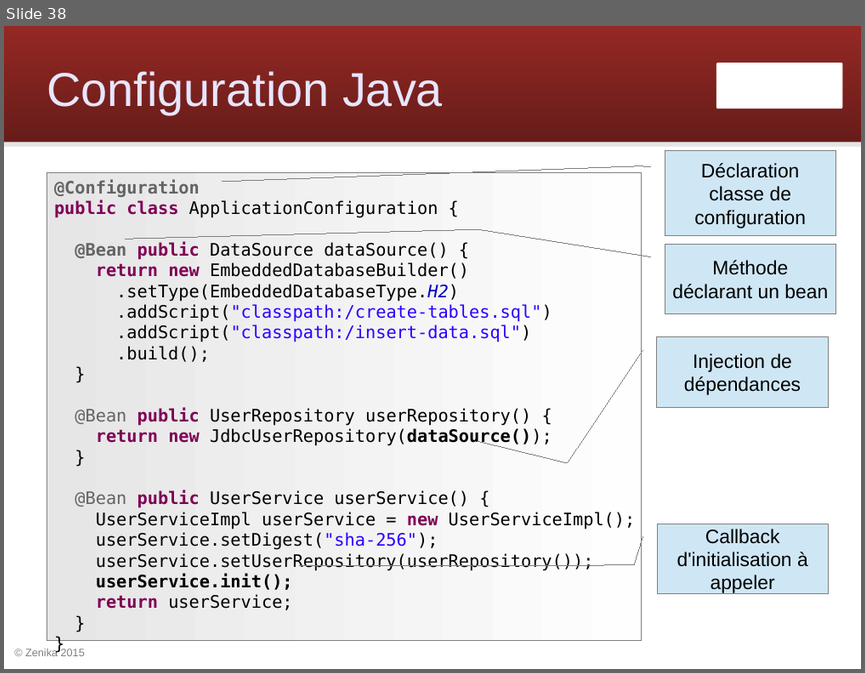
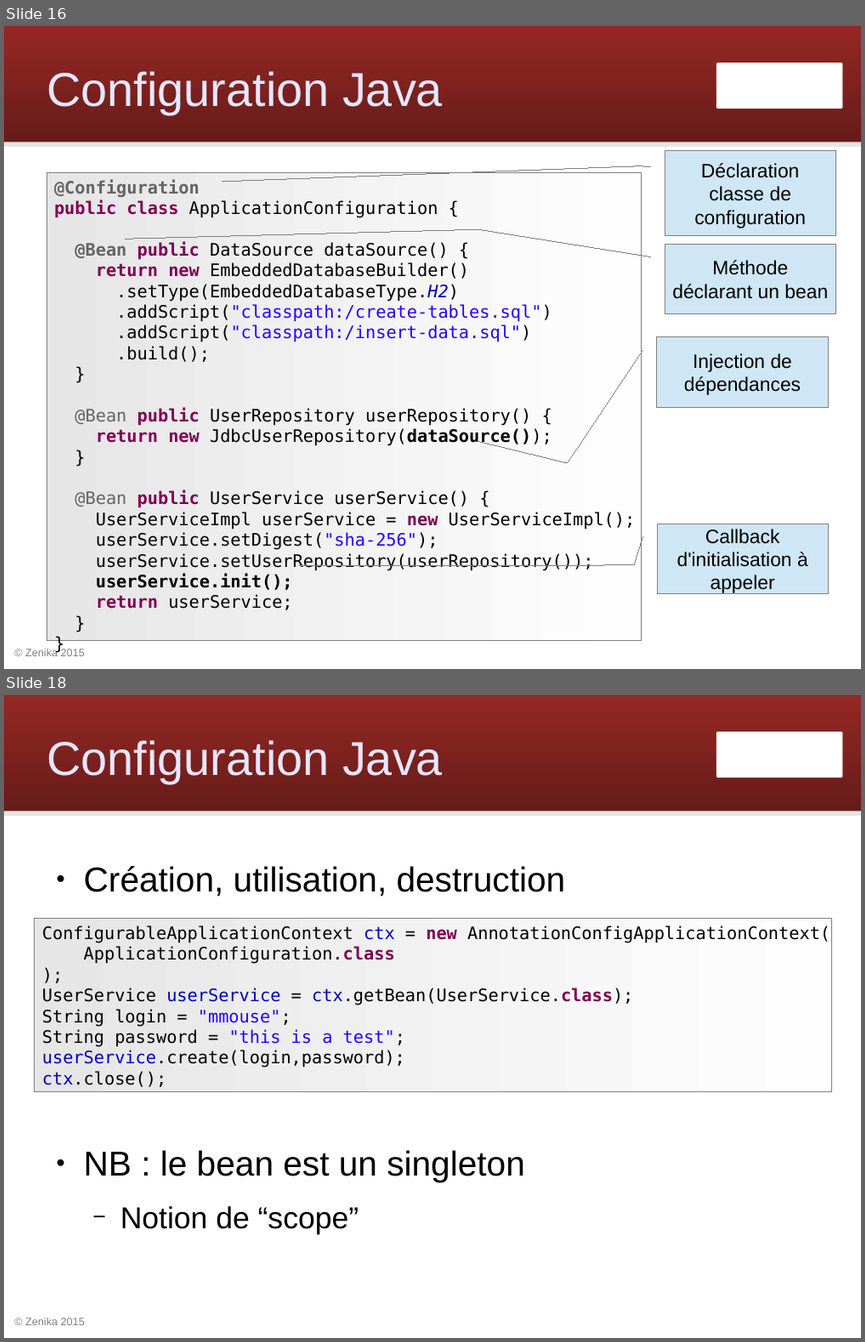
Before and after one commit to Zenika/workshop-spring-core, a slide deck: spring-workshop.odp. Shown one above the other, each under a label of ours: slide 38 before the commit, slides 16 and 18 after it; the slides between them are not shown. The pictures are 865x673 and 865x1342 pixels, drawn with LibreOffice and Linux fonts; fonts in the diff are those of the drawing; background and template pictures are left out. Boxes give left, top, right and bottom in pixels: in the first picture for what was removed or moved away, otherwise in the second. Text is boxed around its words. In the diff, an @@ line names an element or a change of style, - is before the commit and + after.

Commit message:
Commencer par la configuration Java

```diff
--- a/spring-workshop.odp
+++ b/spring-workshop.odp
@@ slide 18 added at <box>4,695,861,1338</box>, background #FFFFFF; not listed: 4 template elements that a slide beside it also shows @@
@@ title added at <box>46,740,443,783</box>, 44 pt, text #E6E6FF @@
+Configuration Java
@@ text added at <box>84,866,566,1234</box>, 32 pt, text #000000 @@
+● Création, utilisation, destruction
+● NB : le bean est un singleton
+  − Notion de “scope”
@@ rectangle added at <box>35,919,831,1091</box>, fill gradient #E6E6E6 to #FEFEFE, outline #808080 0 pt, 16 pt, text #000000 @@
+ConfigurableApplicationContext ctx = new AnnotationConfigApplicationContext(
+ApplicationConfiguration.class
+);
+UserService userService = ctx.getBean(UserService.class);
+String login = "mmouse";
+String password = "this is a test";
+userService.create(login,password);
+ctx.close();
@@ what was slide 38 is now slide 16 @@
```
Also in this commit, not shown: 3 slides changed, 7 other slides added, 2 other files.
